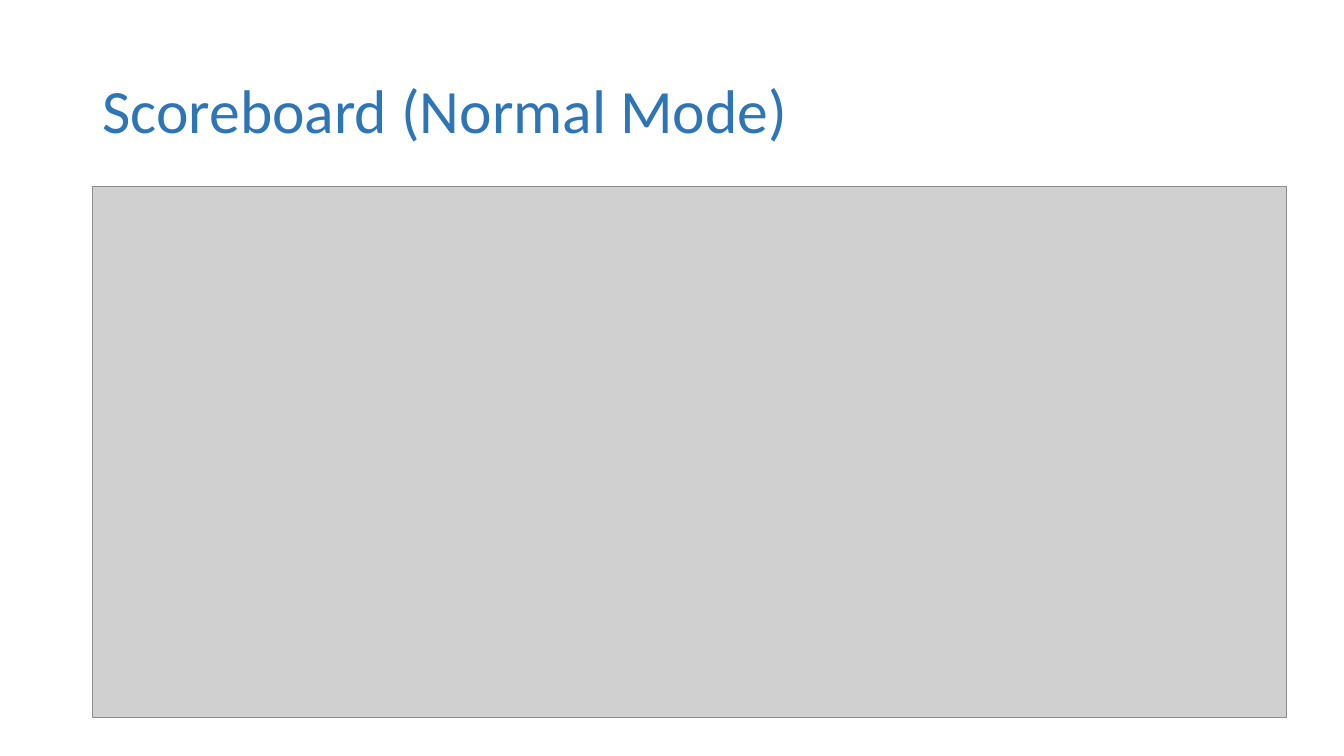
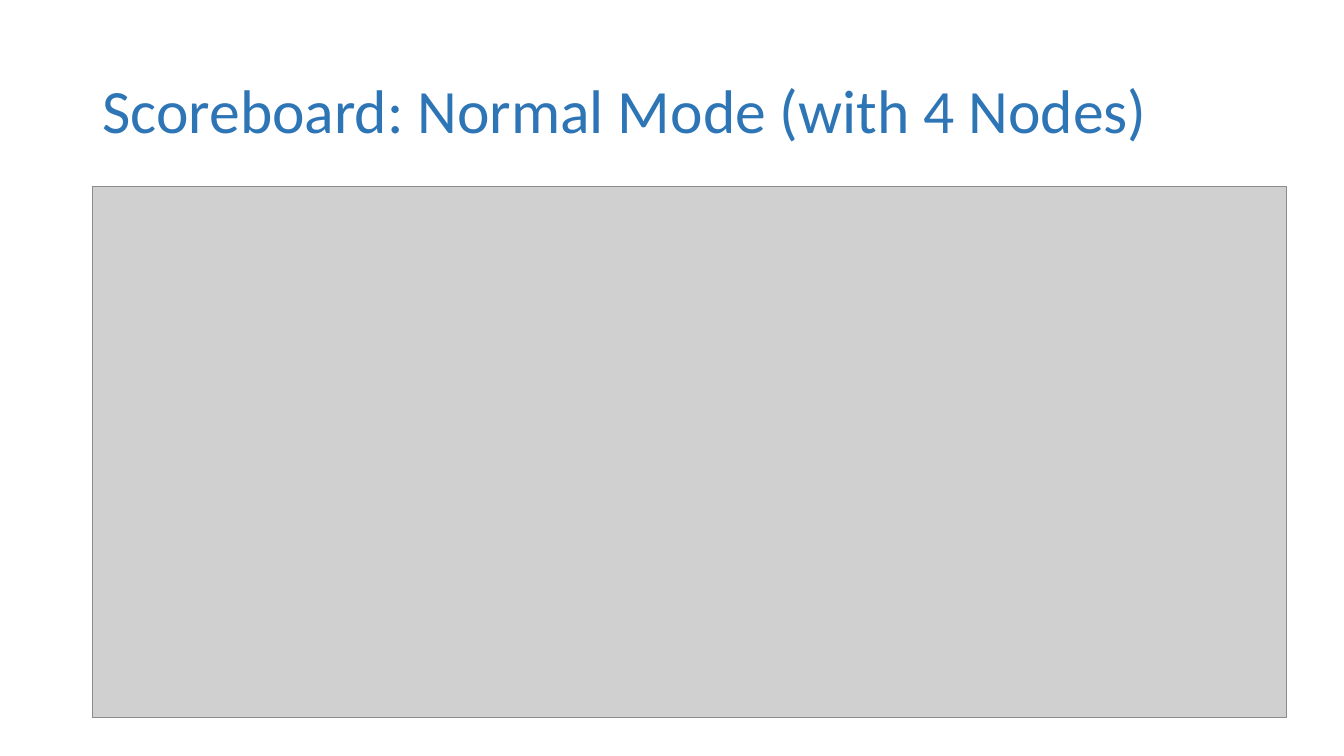
Before and after one commit to mafzzz/can-controller, a slide deck: slide 35 of Docs/Final Project Presenatation.pptx. Drawn at 1344x756 pixels with LibreOffice and Linux fonts; fonts in the diff are those of the drawing; grey boxes stand for pictures. Boxes give left, top, right and bottom in pixels: in the first picture for what was removed or moved away, otherwise in the second. Text is boxed around its words. In the diff, an @@ line names an element or a change of style, - is before the commit and + after.

```diff
--- a/Docs/Final Project Presenatation.pptx
+++ b/Docs/Final Project Presenatation.pptx
@@ title at box(102, 88, 1147, 142): text changed @@
-Scoreboard (Normal Mode)
+Scoreboard: Normal Mode (with 4 Nodes)
```
Also in this commit, not shown: 2 other slides changed.
